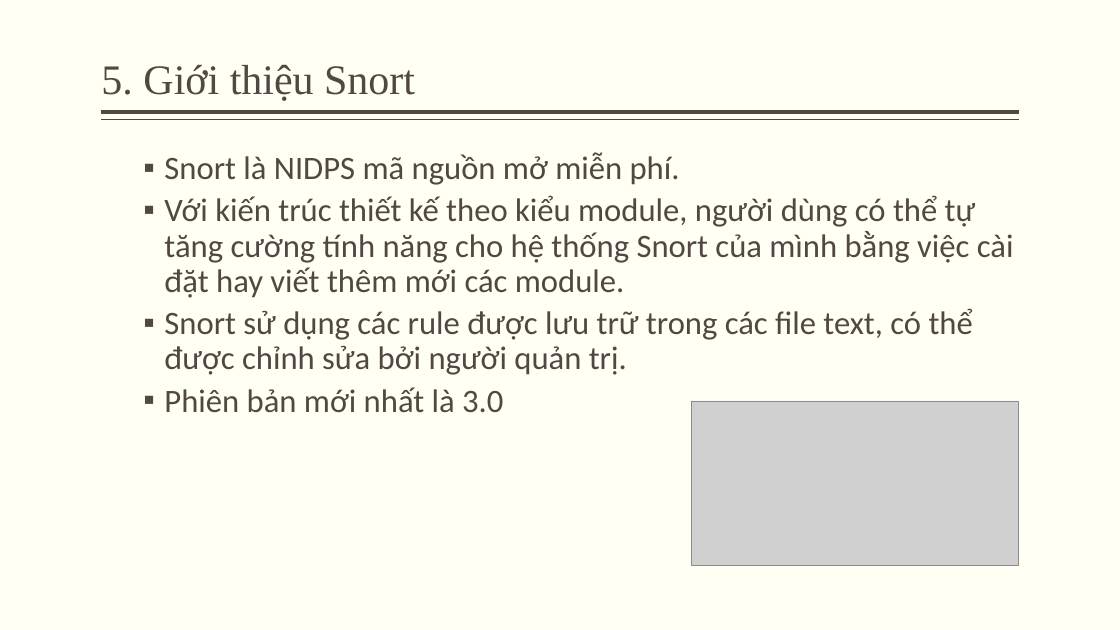
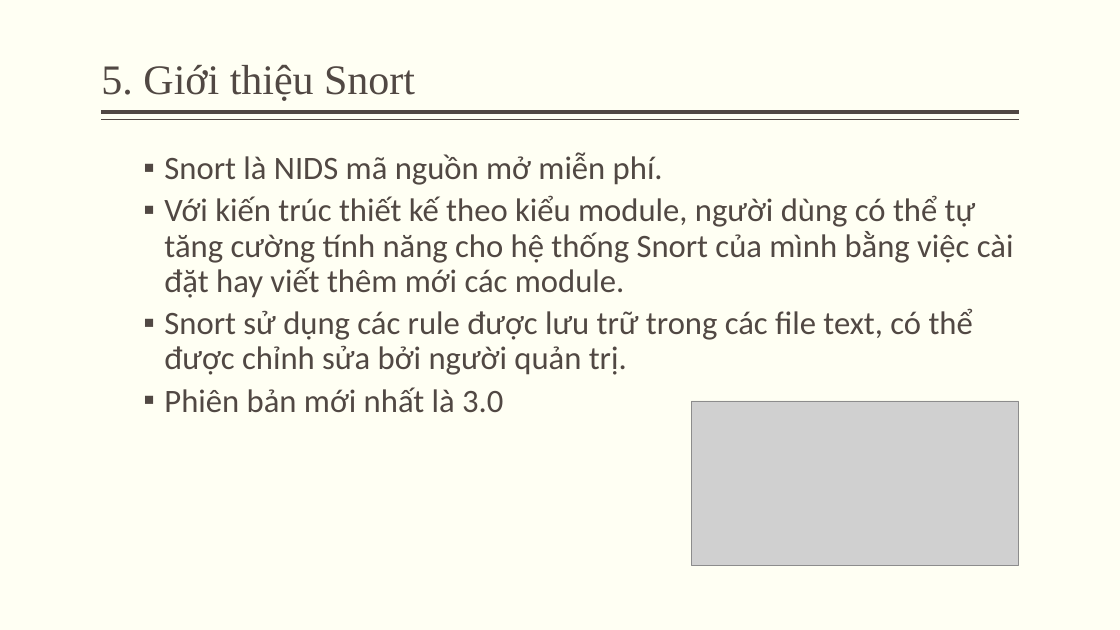
Before and after one commit to minhquan1418/do_an_ATMNC, a slide deck: slide 10 of silde.pptx. Drawn at 1120x630 pixels with LibreOffice and Linux fonts; fonts in the diff are those of the drawing; grey boxes stand for pictures. Boxes give left, top, right and bottom in pixels: in the first picture for what was removed or moved away, otherwise in the second. Text is boxed around its words. In the diff, an @@ line names an element or a change of style, - is before the commit and + after.

```diff
--- a/silde.pptx
+++ b/silde.pptx
@@ text at [164,152,663,185]: text changed @@
-  ▪ Snort là NIDPS mã nguồn mở miễn phí.
+  ▪ Snort là NIDS mã nguồn mở miễn phí.
```
Also in this commit, not shown: 4 other slides changed.
